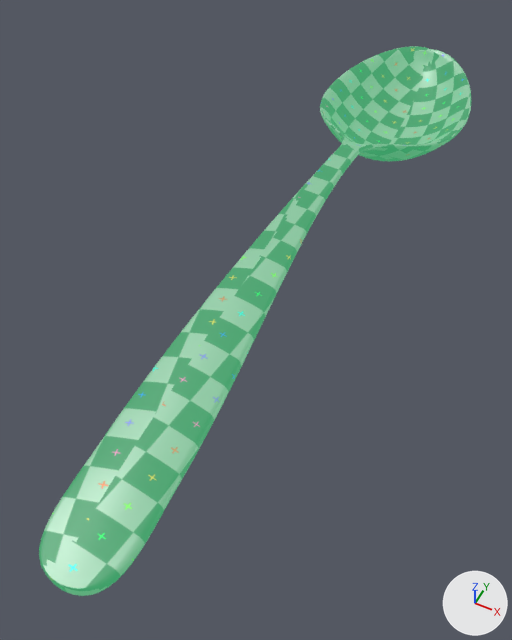
The FBX model editor/assets/models/fbx/Spoon.fbx as it was, and as the next commit left it.
Before and after are seen from a 50 mm lens placed at (0.292, -1.156, 0.703), pointed at (-0.028, -0.517, -0.095). Every picture has the same lights, and +X, +Y and +Z are marked at lower right.

The scene before the commit, as lines of its bpy script (objects in view):
```python
me_teapot = bpy.data.meshes.new('Teapot')
me_teapot.from_pydata(...)  # 3630 vertices, 3600 faces; spans x -0.132..0.132, y -1.0..0.215, z -0.085..0.071
me_teapot.materials.append(mat_randommaterial_012)  # picture img_uv_debug_png
ob_spoon = bpy.data.objects.new('Spoon', me_teapot)
ob_spoon.location = (0.0, 0.0, 0.0)
```
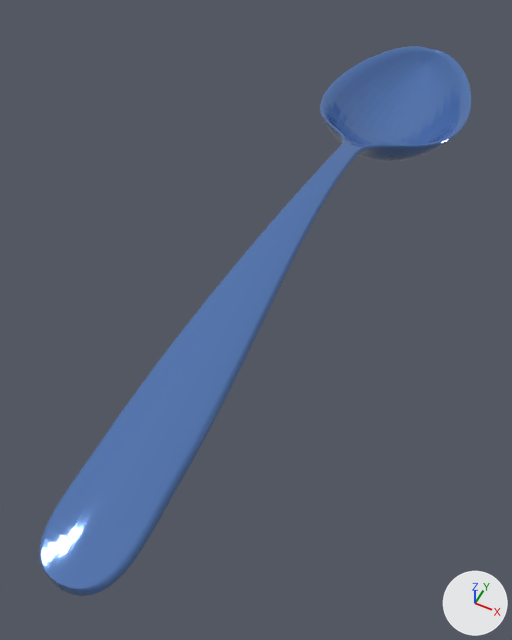
What differs and where, as boxes [x1, y1, x2, y2] in the pictures (512 x 640 px):
'Spoon', recoloured (green to blue): [39, 46, 471, 596] in both

The change in detail:
Material 'RandomPBRMaterial.035' (mat_randompbrmaterial_035) is new.
Its base color is (0.103, 0.217, 0.523) (blue #5a80bf).
Its metallic is 0.369.
Its roughness is 0.059.
me_teapot has 3630 vertices, 3600 faces and spans x -0.132..0.132, y -1.0..0.215, z -0.085..0.071.
me_teapot no longer uses material mat_randommaterial_012 (picture img_uv_debug_png).
me_teapot now uses material mat_randompbrmaterial_035 (blue #5a80bf).
